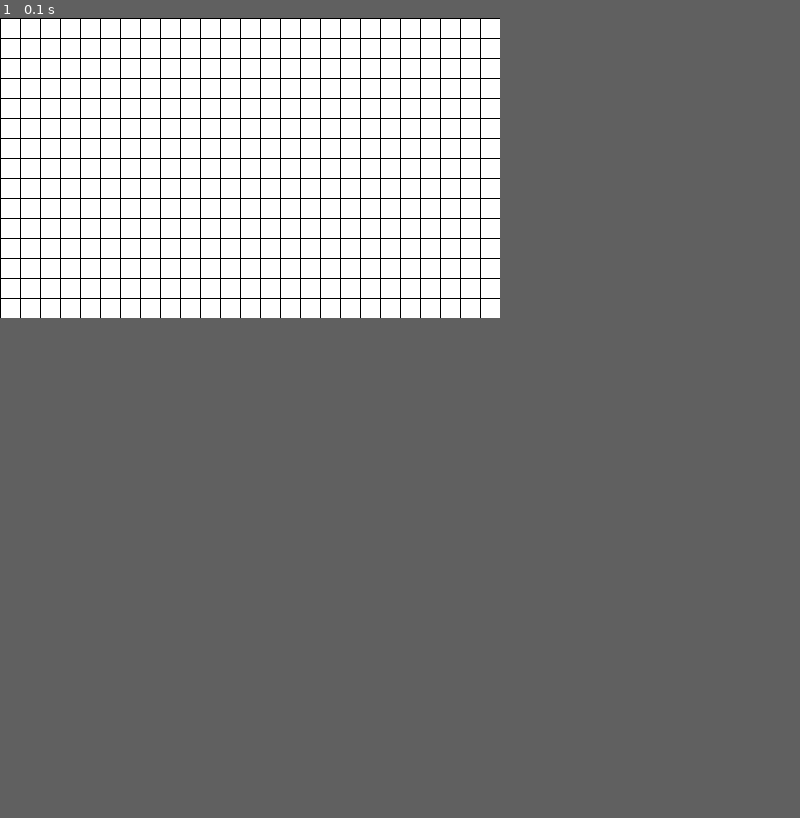
Above: before the commit, frame 1.
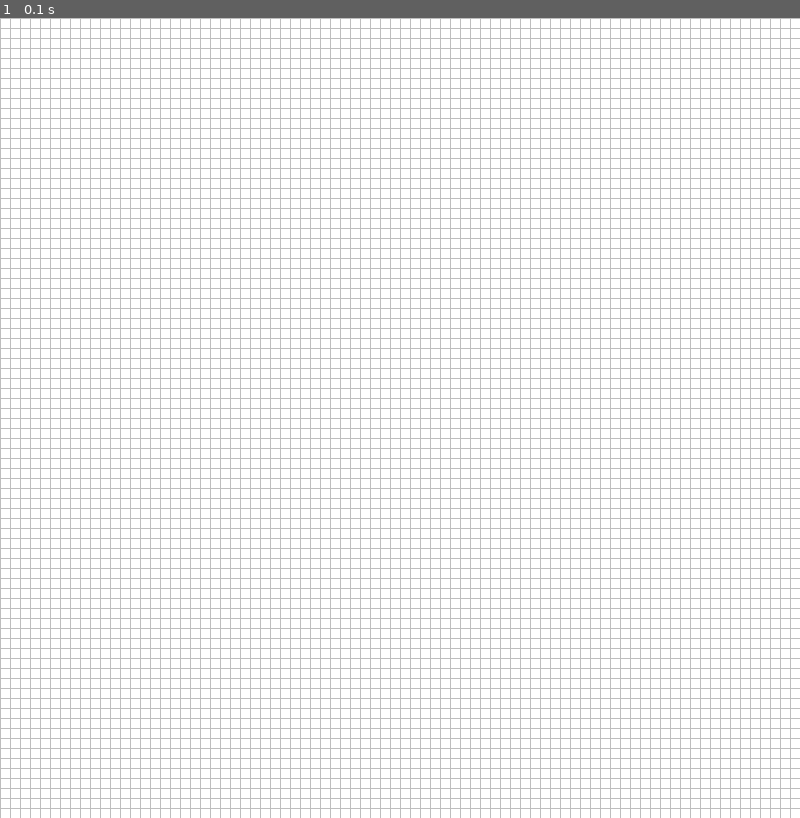
Above: after the commit, the same moment.

Repository: hutado/game_of_life
Game: pygame game, started from gof_pygame.py
Two runs of this game, one before a commit and one after it. Both use one fixed random seed, a clock stepped at 60 frames per second and the inputs below.
Inputs:
- Up to frame 1 (0.1 s): no input
The window is 500x300 before the commit and 800x800 after it. Grey fills any space a smaller window leaves; there, only what the larger window draws over its background counts as a difference.

The runs differ from the first frame. In frame 1, 19% of the frame differs, in the area x 0-100%, y 0-100%.

Commit message:
Улучшения

Diff:
--- a/game_of_life.py
+++ b/game_of_life.py
@@ -47,17 +47,17 @@
     Игра "Жизнь"
     """
 
-    def __init__(self, size: tuple[int, int], randomize: bool=True, max_generations: int=None) -> None:
+    def __init__(self, size: tuple[int, int], randomize: bool=True, s_count: list=[2, 3], b_count: list=[3]) -> None:
         # Размер поля
         self.rows, self.cols = size
         # Предыдущее поколение
         self.prev_generation = self.create_grid()
         # Текущее поколение
         self.curr_generation = self.create_grid(randomize=randomize)
-        # Максимальное количество поколений
-        self.max_generations = max_generations
-        # Текущее число поколений
-        self.generations = 1
+        # Необходимое количество соседей для выживания
+        self.survival_count = s_count
+        # Необходимое количество соседей для рождения
+        self.birth_count = b_count
 
     def create_grid(self, randomize: bool=False) -> Grid:
         """
@@ -118,9 +118,9 @@
         for row, col in product(range(self.curr_generation.rows), range(self.curr_generation.cols)):
             neighbours = self.count_neighbours(Cell(row, col))
 
-            if self.curr_generation[row][col] == 1 and (neighbours < 2 or neighbours > 3):
+            if self.curr_generation[row][col] == 1 and  neighbours not in self.survival_count:
                 new_generation[row][col] = 0
-            elif self.curr_generation[row][col] == 0 and neighbours == 3:
+            elif self.curr_generation[row][col] == 0 and neighbours in self.birth_count:
                 new_generation[row][col] = 1
 
         return new_generation
@@ -133,16 +133,6 @@
         new_generation = self.get_next_generation()
         self.prev_generation, self.curr_generation = self.curr_generation, new_generation
 
-        self.generations += 1
-
-    @property
-    def is_max_generations_exceeded(self) -> bool:
-        """
-        Признак превышения максимального числа поколений
-        """
-
-        return self.max_generations is not None and self.generations > self.max_generations
-
     @property
     def is_changing(self) -> bool:
         """
--- a/gof_curses.py
+++ b/gof_curses.py
@@ -22,10 +22,10 @@
     Класс консольного интерфейса
     """
 
-    def __init__(self, speed: int=100, max_generations: int=None) -> None:
+    def __init__(self, speed: int=100) -> None:
         self.screen = self.init_screen()
         self.height, self.width = self.screen.getmaxyx()
-        self.life = GameOfLife((self.height - 2, self.width - 2), True, max_generations)
+        self.life = GameOfLife((self.height - 2, self.width - 2), True)
         self.speed = speed
         self.running = True
 
@@ -76,8 +76,6 @@
 
         self.screen.nodelay(False)
         self.screen.erase()
-        _message = f'Кол-во поколений: {self.life.generations - 1}'
-        self.screen.addstr(round(self.height / 2), round(self.width / 2 - len(_message) / 2), _message)
         self.screen.refresh()
         self.screen.getch()
         curses.nocbreak()
@@ -90,7 +88,7 @@
         Запуск игры
         """
 
-        while self.running and self.life.is_changing and not self.life.is_max_generations_exceeded:
+        while self.running and self.life.is_changing:
             self.draw_elements()
 
         self.close_window()
@@ -105,12 +103,10 @@
     )
 
     parser.add_argument('-s', '--speed', required=False, type=int, default=100, help='Задержка обновления')
-    parser.add_argument('--max', required=False, type=int, default=None, help='Максимальное количество поколений')
 
     args = parser.parse_args()
 
     speed_: int = args.speed
-    max_: int = args.max
 
-    gui = Console(speed_, max_)
+    gui = Console(speed_)
     gui.run()
--- a/gof_pygame.py
+++ b/gof_pygame.py
@@ -47,10 +47,10 @@
         """
 
         for x in range(0, self.width, self.cell_size):
-            pygame.draw.line(self.screen, pygame.Color('black'), (x, 0), (x, self.height))
+            pygame.draw.line(self.screen, pygame.Color('grey'), (x, 0), (x, self.height))
 
         for y in range(0, self.height, self.cell_size):
-            pygame.draw.line(self.screen, pygame.Color('black'), (0, y), (self.width, y))
+            pygame.draw.line(self.screen, pygame.Color('grey'), (0, y), (self.width, y))
 
     def draw_grid(self) -> None:
         """
@@ -58,7 +58,7 @@
         """
 
         for c, r in product(range(self.life.curr_generation.cols), range(self.life.curr_generation.rows)):
-            color = pygame.Color('green') if self.life.curr_generation[r][c] == 1 else pygame.Color('white')
+            color = pygame.Color('black') if self.life.curr_generation[r][c] == 1 else pygame.Color('white')
             rect = pygame.Rect(c * self.cell_size, r * self.cell_size, self.cell_size, self.cell_size)
             pygame.draw.rect(self.screen, color, rect)
 
@@ -110,7 +110,7 @@
             self.check_events()
 
             if not self.pause:
-                if self.life.is_changing and not self.life.is_max_generations_exceeded:
+                if self.life.is_changing:
                     self.life.step()
                 else:
                     self.pause = True
@@ -121,7 +121,6 @@
             clock.tick(self.speed)
 
         pygame.quit()
-        print(f'Количество поколений: {self.life.generations - 1}')
 
 
 if __name__ == '__main__':
@@ -132,23 +131,27 @@
         formatter_class=argparse.RawDescriptionHelpFormatter,
     )
 
-    parser.add_argument('--height', required=False, type=int, default=300, help='Высота окна в px')
-    parser.add_argument('--width', required=False, type=int, default=500, help='Ширина окна в px')
-    parser.add_argument('--cell-size', required=False, type=int, default=20, help='Размер клетки в px')
+    parser.add_argument('--rows', required=False, type=int, default=80, help='Количество строк')
+    parser.add_argument('--cols', required=False, type=int, default=80, help='Количество столбцов')
+    parser.add_argument('--cell-size', required=False, type=int, default=10, help='Размер клетки в px')
     parser.add_argument('-r', '--randomize', required=False, default=False, action='store_true', help='Случайное заполнение поля')
     parser.add_argument('-s', '--speed', required=False, type=int, default=10, help='Скорость игры')
-    parser.add_argument('--max', required=False, type=int, default=None, help='Максимальное количество поколений')
+    parser.add_argument('-S', '--survival', required=False, type=str, default='23', help='Необходимо количество соседей для выживания клетки')
+    parser.add_argument('-B', '--birth', required=False, type=str, default='3', help='Необходимо количество соседей для рождения клетки')
 
     args = parser.parse_args()
 
-    height_: int = args.height
-    width_: int = args.width
-    cell_size_: int = args.cell_size
+    rows_: int = args.rows
+    cols_: int = args.cols
     randomize_: bool = args.randomize
     speed_: int = args.speed
-    max_: int = args.max
+    cell_size_: int = args.cell_size
+    s_count: list = args.survival
+    b_count: list = args.birth
 
-    game = GameOfLife((height_ // cell_size_, width_ // cell_size_), randomize_, max_)
+    print(s_count)
+
+    game = GameOfLife((rows_, cols_), randomize_)
     gui = GUI(game, cell_size_, speed_)
 
     gui.run()
